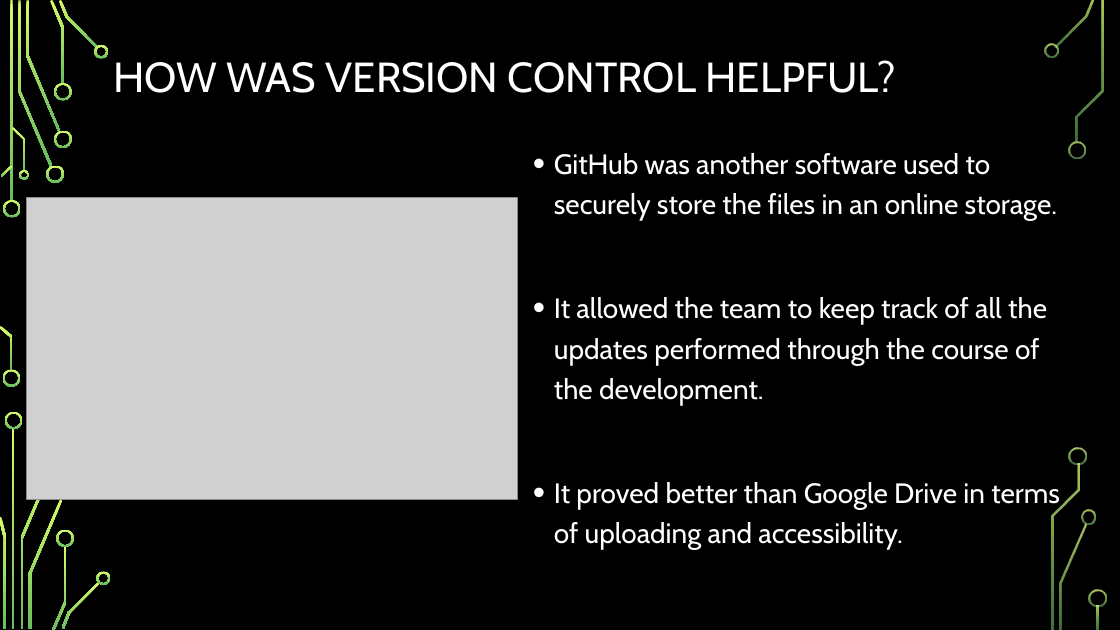
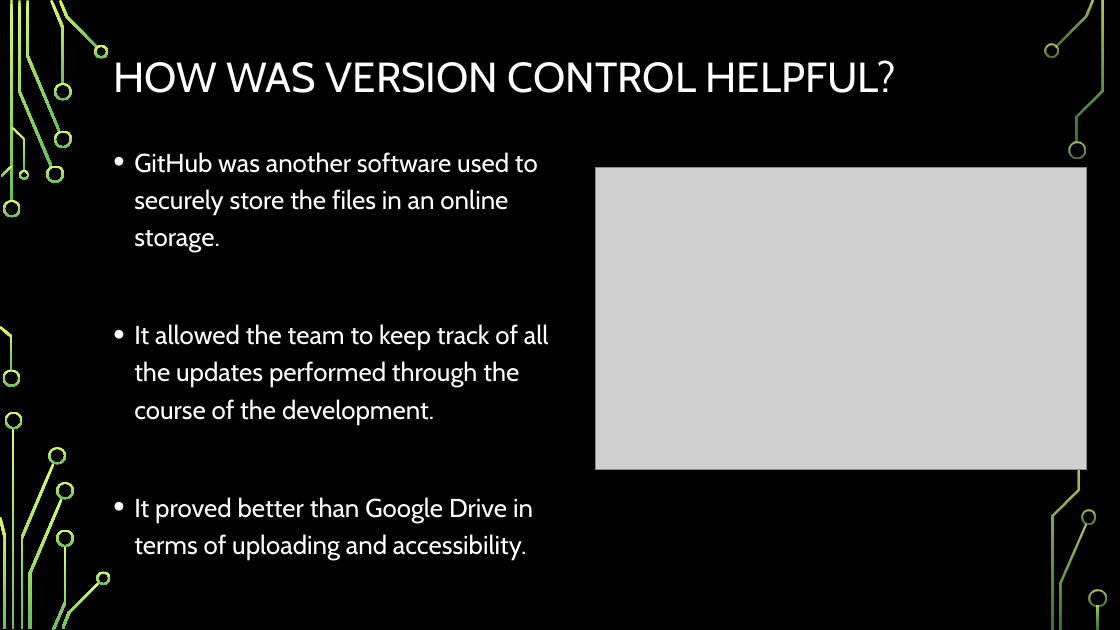
Before and after one commit to CodeBreaker707/Software-Systems-Development, a slide deck: slide 4 of Topic 9 - AE1.pptx. Drawn at 1120x630 pixels with LibreOffice and Linux fonts; fonts in the diff are those of the drawing; grey boxes stand for pictures; background and template pictures are left out. Boxes give left, top, right and bottom in pixels: in the first picture for what was removed or moved away, otherwise in the second. Text is boxed around its words. In the diff, an @@ line names an element or a change of style, - is before the commit and + after.

Commit message:
Updated presentations

```diff
--- a/Topic 9 - AE1.pptx
+++ b/Topic 9 - AE1.pptx
@@ text "GitHub was another software used ...": place and size @@
-text "GitHub was another software used ..." at [554, 153, 1060, 550]
+text "GitHub was another software used ..." at [134, 152, 549, 559]
@@ text "GitHub was another software used ..." at [134, 152, 549, 559]: size 24 to 22.2 pt @@
@@ picture: place and size @@
-picture at [27, 197, 518, 500]
+picture at [596, 168, 1086, 471]
@@ picture: place and size @@
-picture at [27, 227, 518, 471]
+picture at [596, 197, 1086, 441]
@@ freeform shape added at [49, 447, 66, 465], fill gradient #D8FC68 to #66BD5F @@
```
Also in this commit, not shown: 2 slides added, 2 other files.
